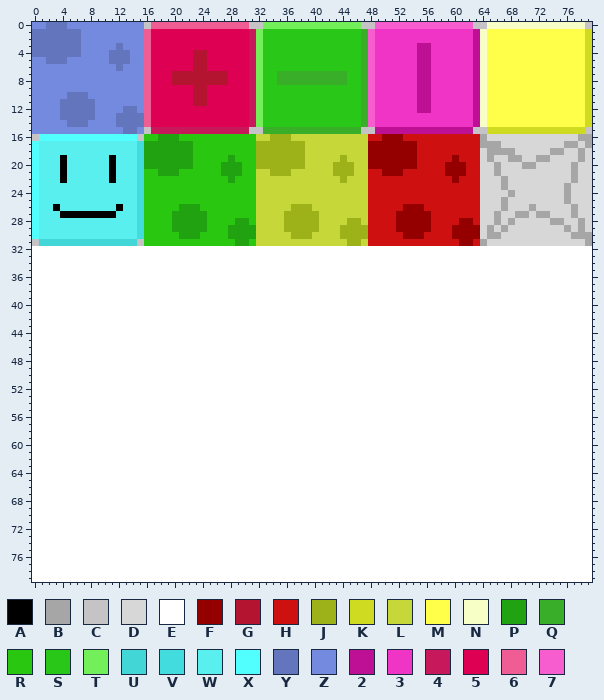
Edited in one commit: sprite sheet (Source/Graphics/TileSheet.png). Above, as it was before the edit.
The file is 80x80 pixels.
Palette (. is transparent): A #000000  B #a5a6a5  C #c6c3c6  D #d6d7d6  E #ffffff  F #940000  G #b51431  H #ce1010  J #9cb218  K #cedb21  L #c6d739  M #ffff4a  N #f7ffc6  P #21a210  Q #39ae29  R #29c710  S #29c718  T #73ef5a  U #42d7d6  V #42dbde  W #5aefef  X #52ffff  Y #6375bd  Z #738ade  2 #bd1094  3 #ef34c6  4 #c6185a  5 #de0052  6 #ef5d94  7 #f75dce
After:
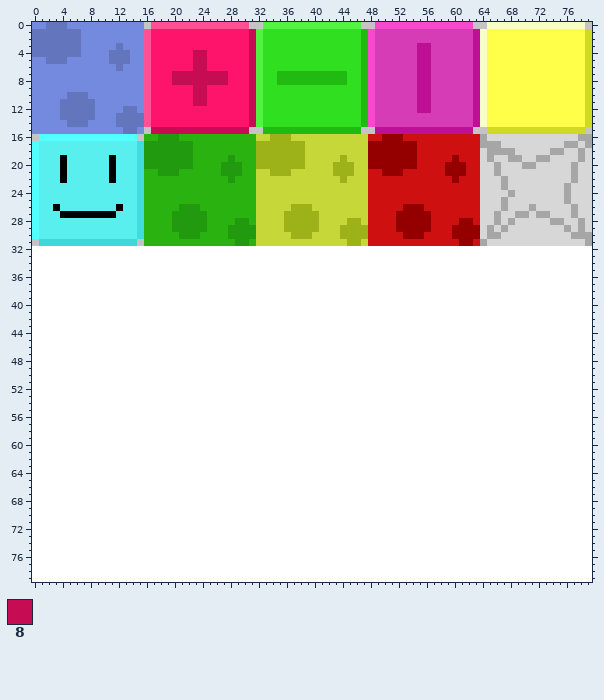
Colours new in this view: 8 #c60c52
Changes in this commit:
Colour 3 changes from #ef34c6 to #d63cb5.
Colour 5 changes from #de0052 to #ff146b.
Colour 6 changes from #ef5d94 to #ff5194.
Colour 7 changes from #f75dce to #f749ce.
Colour P changes from #21a210 to #219a10.
Colour Q changes from #39ae29 to #21ba10.
Colour R changes from #29c710 to #29b210.
Colour S changes from #29c718 to #31df21.
Colour T changes from #73ef5a to #52f342.
The author changed colour 4 to colour 8 in rows 1 to 14 at x 31; in row 15 at x 17 to 30.
The author changed colour G to colour 8 in rows 4 to 6 at x 23 to 24; in rows 7 to 8 at x 20 to 27; in rows 9 to 11 at x 23 to 24.
Boxes around the changes in both pictures, in picture pixels (x1, y1, x2, y2):
changed: (144, 22, 473, 246)
